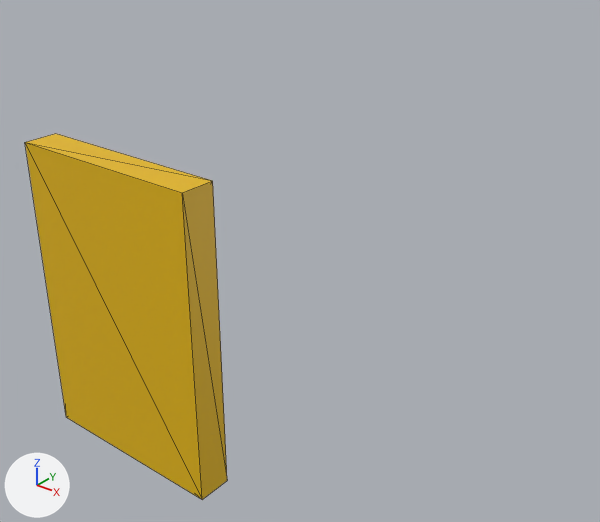
One commit to the glTF model models/prototype/mdl_door_proto.glb: the scene before it, then after it.
Before and after are seen from a 50 mm lens placed at (4.04, 1.83, 3.97), pointed at (-0.25, 7.19, 0.64). Lighting does not change. The marker at lower left points along +X, +Y and +Z. Mesh edges are drawn as thin lines. Vertices at the same position are counted once.

Names of what the first picture shows: 'Door'.
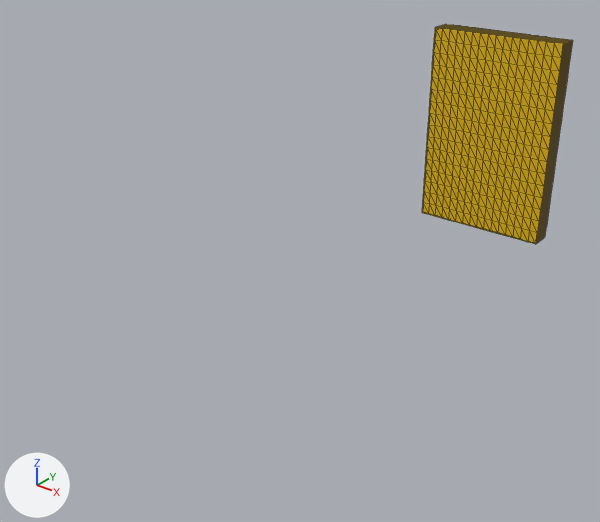
The edits, one by one:
me_cube_001 is used by ob_door; location (0.0, 5.0, 0.0).
me_cube_001 had 8 vertices, 12 faces and spanned x -0.75..0.75, y -0.12..0.12, z 0.0..2.25.
me_cube_001 now has 1538 vertices, 3072 faces and spans x -0.75..0.75, y -0.13..0.13, z 0.0..2.25.
me_cube_001 part 1: 1530 vertices added at x -0.75..0.75, y -0.13..0.13, z 0.0..2.25.
Object 'Door' (ob_door) moves from (0.0, 5.0, 0.0) to (0.0, 10.375, 0.0).

Pixel boxes [x1, y1, x2, y2] of what changed, in the pictures (600 x 522 px):
'Door', reshaped, moved (25% narrower, 40% shorter): before [25, 134, 227, 500]; after [422, 24, 573, 244]
part 1 of me_cube_001, added (yellow): after [422, 24, 573, 244]
